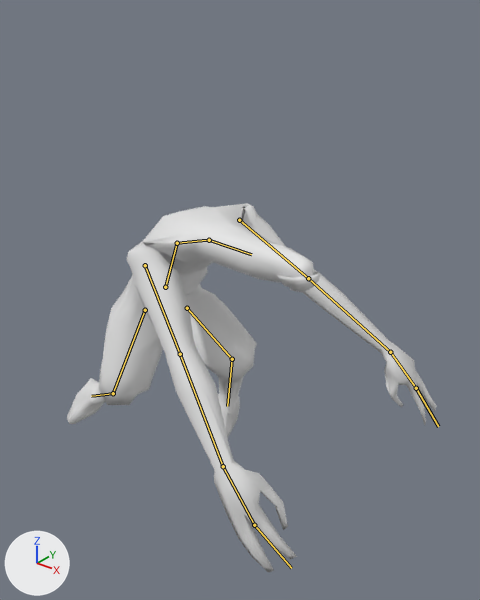
An edit to the glTF model fighters/Mutant/Mutant.glb, drawn before and after from the same camera.
Rendered twice from a 50 mm camera at (6.04, -5.81, 6.79) aimed at (1.05, 0.43, 2.92). Every picture has the same lights, and +X, +Y and +Z are marked at lower left. The older version comes first. Both versions are drawn at frame 1 of the action 'jB'; the numbers are the values there. The bones that change, and the others that lie on the model, are drawn over the model as lines.

The first picture shows 'mutantmaske', 'mutantmesh'.
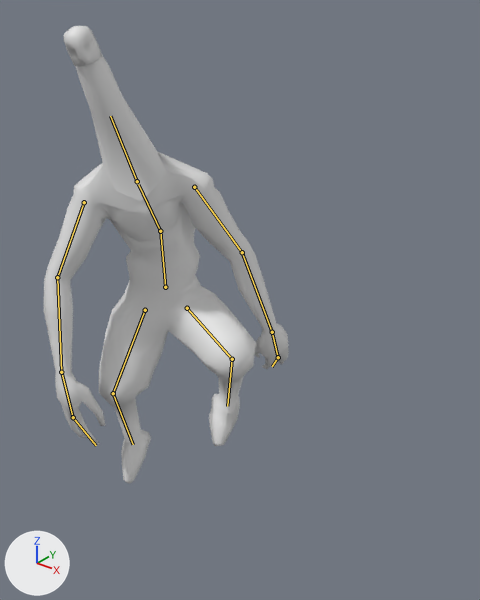
Where the change shows, as pixel boxes (x1, y1, x2, y2) in the pictures (480 x 600 px):
'mutantmesh', posed (33% narrower, 16% taller): before (67, 203, 436, 573); after (43, 53, 289, 484)
'mutantmaske', posed (11% narrower, 83% taller): before (277, 271, 320, 293); after (64, 26, 102, 67)
bone 'Bone', root to tip: before (165, 287) to (177, 243); after (165, 287) to (160, 231)
bone 'Bone.001', root to tip: before (177, 243) to (207, 240); after (160, 231) to (138, 184)
bone 'Bone.002', root to tip: before (209, 240) to (251, 254); after (137, 181) to (110, 116)
bone 'Bone.003', root to tip: before (239, 220) to (308, 278); after (194, 187) to (242, 252)
bone 'Bone.004', root to tip: before (308, 278) to (390, 352); after (242, 252) to (272, 332)
bone 'Bone.016', root to tip: before (416, 388) to (438, 426); after (278, 357) to (272, 366)
bone 'Bone.005', root to tip: before (145, 265) to (180, 354); after (84, 202) to (57, 277)
bone 'Bone.006', root to tip: before (180, 354) to (223, 466); after (57, 277) to (61, 372)
bone 'Bone.008', root to tip: before (254, 525) to (291, 568); after (73, 417) to (96, 445)
bone 'Bone.014', root to tip: before (113, 393) to (91, 396); after (113, 393) to (133, 444)

The edits, one by one:
Bone 'Bone' (bone_bone) turns from (12, 38, -20) to (12, 38, 0) degrees about its own x, y and z.
Bone 'Bone.001' (bone_bone_001) turns from (42, 34, 1) to (18, 4, 12) degrees about its own x, y and z.
Bone 'Bone.002' (bone_bone_002) turns from (13, -6, -2) to (-10, 2, 1) degrees about its own x, y and z.
Bone 'Bone.003' (bone_bone_003) moves from (0.0, -0.01, -0.13) to (0.0, 0.0, 0.0).
Bone 'Bone.003' (bone_bone_003) turns from (67, -31, -3) to (26, 49, -30) degrees about its own x, y and z.
Bone 'Bone.004' (bone_bone_004) turns from (0, 0, 0) to (11, 6, -5) degrees about its own x, y and z.
Bone 'Bone.016' (bone_bone_016) turns from (6, -5, 24) to (0, 0, 0) degrees about its own x, y and z.
Bone 'Bone.005' (bone_bone_005) moves from (-0.01, -0.01, 0.13) to (0.06, -0.04, -0.06).
Bone 'Bone.005' (bone_bone_005) turns from (105, 14, 21) to (27, -30, 12) degrees about its own x, y and z.
Bone 'Bone.006' (bone_bone_006) turns from (0, 0, 0) to (22, 1, 8) degrees about its own x, y and z.
Bone 'Bone.008' (bone_bone_008) turns from (7, -2, -5) to (0, 0, 0) degrees about its own x, y and z.
Bone 'Bone.014' (bone_bone_014) turns from (-45, 6, -19) to (-9, 12, 26) degrees about its own x, y and z.
